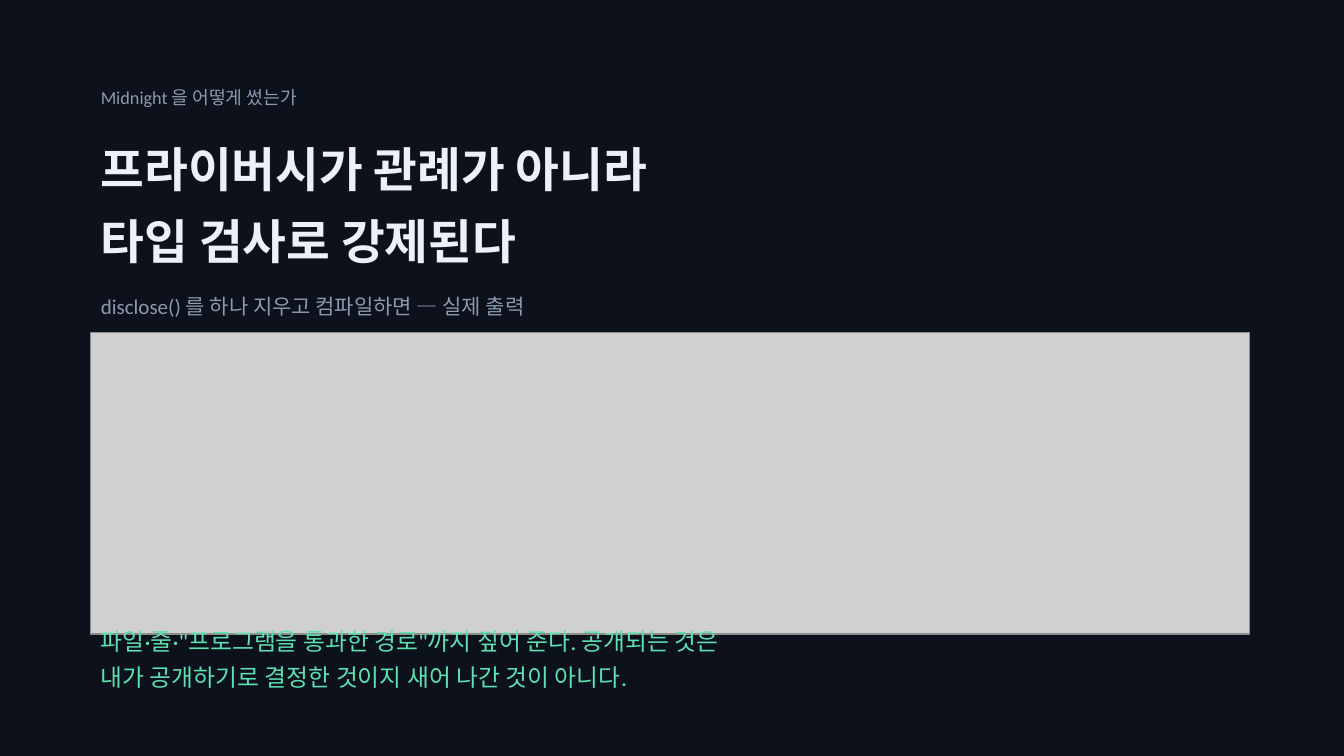
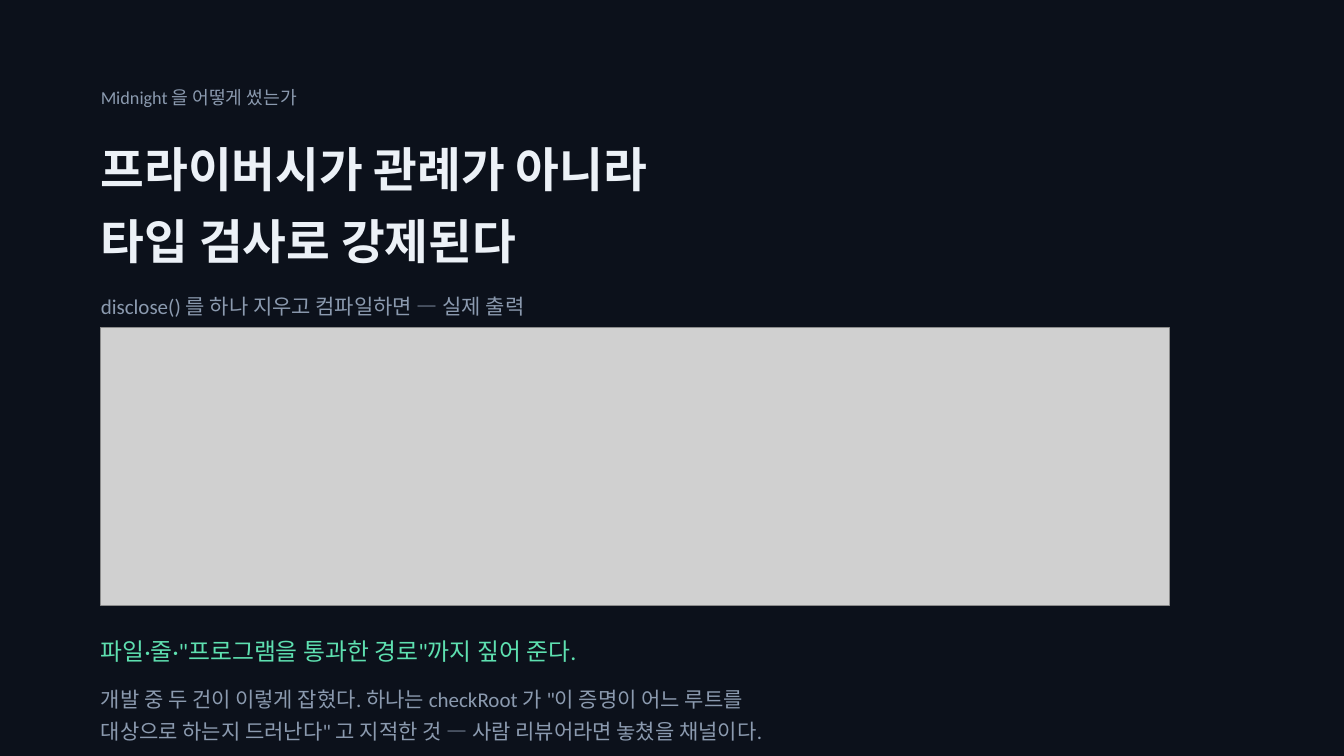
Before and after one commit to SeoDongOk/proof-of-track-record, a slide deck: slide 10 of deck/proof-of-track-record.pptx. Drawn at 1344x756 pixels with LibreOffice and Linux fonts; fonts in the diff are those of the drawing; grey boxes stand for pictures. Boxes give left, top, right and bottom in pixels: in the first picture for what was removed or moved away, otherwise in the second. Text is boxed around its words. In the diff, an @@ line names an element or a change of style, - is before the commit and + after.

```diff
--- a/deck/proof-of-track-record.pptx
+++ b/deck/proof-of-track-record.pptx
@@ picture: place and size @@
-picture at (91,333,1250,634)
+picture at (101,328,1170,606)
@@ text at (101,640,576,662): text changed @@
-파일·줄·"프로그램을 통과한 경로"까지 짚어 준다. 공개되는 것은
-내가 공개하기로 결정한 것이지 새어 나간 것이 아니다.
+파일·줄·"프로그램을 통과한 경로"까지 짚어 준다.
@@ text added at (101,689,762,741), 15 pt, text #8B9AAF @@
+개발 중 두 건이 이렇게 잡혔다. 하나는 checkRoot 가 "이 증명이 어느 루트를
+대상으로 하는지 드러난다" 고 지적한 것 — 사람 리뷰어라면 놓쳤을 채널이다.
```
Also in this commit, not shown: 6 other slides changed, 26 other files.
